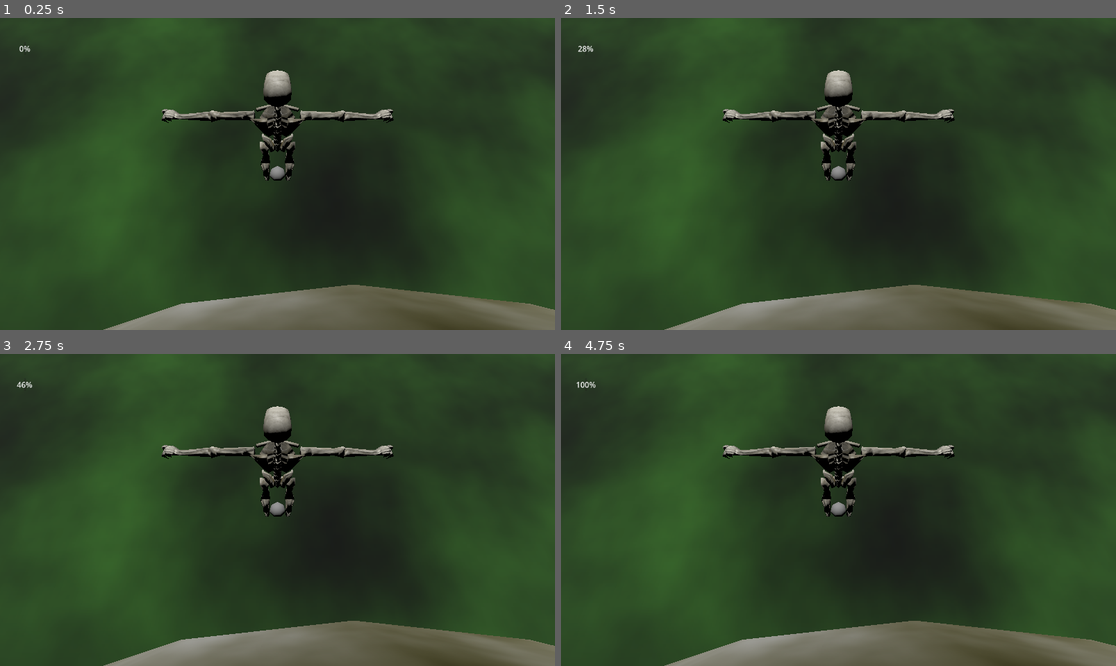
Above: before the commit, frames 1-4 (two rows, left to right).
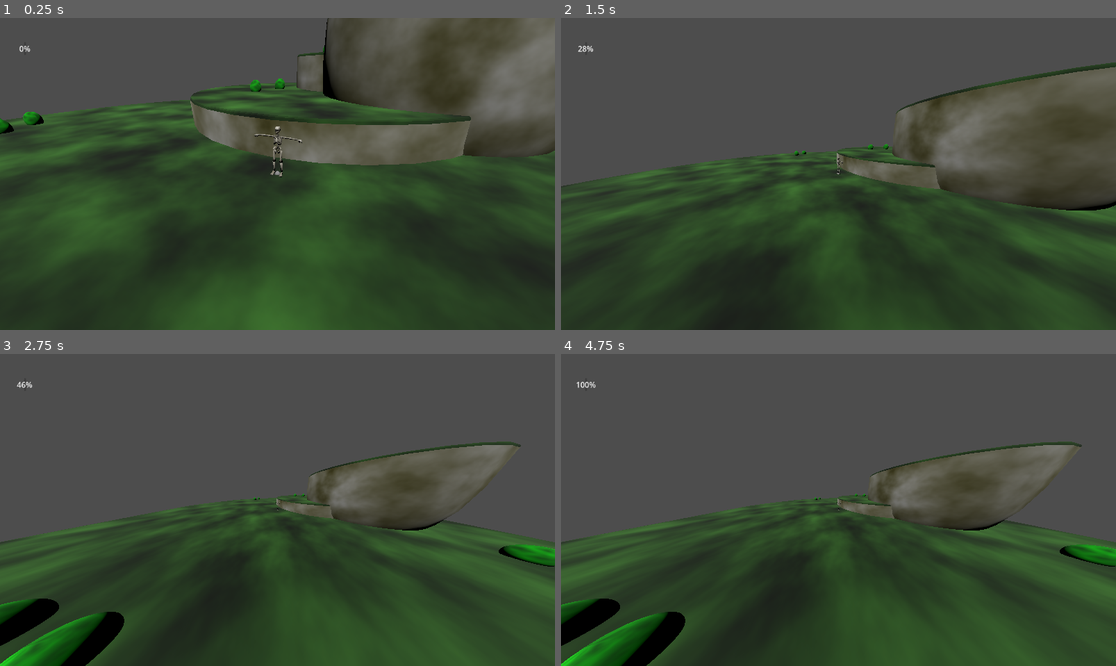
Above: after the commit, the same moments.

Repository: KaletheQuick/adventure-mode-godot
Game: Godot game, scene res://scenes/level_test.tscn
Two runs of this game, one before a commit and one after it. Both use one fixed random seed, a clock stepped at 60 frames per second and the inputs below.
Inputs (mouse positions are in pixels of both pictures, inside the frame that each line leads up to):
- Up to frame 1 (0.25 s): no input
- Up to frame 2 (1.5 s): tap Enter (ui_accept) at 0.5, 0.77, 1.25 s; move the mouse to (960, 158) at 0.52 s; tap F (fov, bound only after the commit) at 0.6 s; tap Z (zoom, bound only after the commit) at 0.8, 1.35 s; move the mouse to (727, 189) at 1.27 s
- Up to frame 3 (2.75 s): tap Enter (ui_accept) at 1.52, 2 s; tap F (fov, bound only after the commit) at 1.55 s; move the mouse to (333, 441) at 2.02 s; tap Alt (p1_dodge) at 2.1 s; tap Z (zoom, bound only after the commit) at 2.3 s
- Up to frame 4 (4.75 s): tap Enter (ui_accept) at 2.75, 3.02, 3.5, 3.77, 4.25, 4.52 s; move the mouse to (810, 572) at 2.77 s; tap F (fov, bound only after the commit) at 2.85, 4.35 s; move the mouse to (1005, 556) at 3.52 s; tap Z (zoom, bound only after the commit) at 3.6 s; move the mouse to (672, 463) at 4.27 s

The runs differ from the first frame. In frame 1, 58% of the frame differs, in the area x 0-100%, y 0-100%; in frame 2, 68%; in frame 3, 74%; in frame 4, 74%.
Error in both runs: Invalid call. Nonexistent function 'handle_movement' in base 'Nil'. (res://scripts/playerSocket_adventure.gd:74)

Commit message:
Camera Rotation
Camera will now rotate but not smoothly. lerp didn't seem to fix this. fov and zoom inputmaps also included

Diff:
--- a/project.godot
+++ b/project.godot
@@ -83,3 +83,18 @@
 , Object(InputEventJoypadButton,"resource_local_to_scene":false,"resource_name":"","device":-1,"button_index":1,"pressure":0.0,"pressed":true,"script":null)
 ]
 }
+fov={
+"deadzone": 0.5,
+"events": [Object(InputEventKey,"resource_local_to_scene":false,"resource_name":"","device":-1,"window_id":0,"alt_pressed":false,"shift_pressed":false,"ctrl_pressed":false,"meta_pressed":false,"pressed":false,"keycode":0,"physical_keycode":70,"key_label":0,"unicode":102,"echo":false,"script":null)
+]
+}
+zoom={
+"deadzone": 0.5,
+"events": [Object(InputEventKey,"resource_local_to_scene":false,"resource_name":"","device":-1,"window_id":0,"alt_pressed":false,"shift_pressed":false,"ctrl_pressed":false,"meta_pressed":false,"pressed":false,"keycode":0,"physical_keycode":90,"key_label":0,"unicode":122,"echo":false,"script":null)
+]
+}
+rot={
+"deadzone": 0.5,
+"events": [Object(InputEventKey,"resource_local_to_scene":false,"resource_name":"","device":-1,"window_id":0,"alt_pressed":false,"shift_pressed":false,"ctrl_pressed":false,"meta_pressed":false,"pressed":false,"keycode":0,"physical_keycode":81,"key_label":0,"unicode":113,"echo":false,"script":null)
+]
+}
--- a/scripts/camera_control.gd
+++ b/scripts/camera_control.gd
@@ -7,26 +7,55 @@
 @export var zoom_max : float
 @export var zoom_target = 1
 @export var zoom_speed = 0.4
-
+@export var cam_sens = 0.05
+var fov_value = 75
+var follow_speed = 5.0
+var prev_mouse_pos = Vector2.ZERO
+var radius = 4.0
+var target_curr = Vector3.ZERO
+var new_position = Vector3.ZERO
+var mox = 0
+var smoothing = 0.1
 # Called when the node enters the scene tree for the first time.
 func _ready():
-	pass # Replace with function body.
-
+	Input.set_mouse_mode(Input.MOUSE_MODE_CAPTURED)
+	prev_mouse_pos = get_viewport().get_mouse_position() # Replace with function body.
 
 # Called every frame. 'delta' is the elapsed time since the previous frame.
 func _process(delta):
 	if is_instance_valid(target_current):
 		look_at(target_current.global_position)
-
 		var target_position = target_current.global_transform.origin
 		var zoom_square = zoom_target ^ 2
 		target_position.y += 3
 		var distance_to_target = target_current.global_transform.origin.distance_to(global_transform.origin)
 		var distance_difference = zoom_square - target_position.y
-		#if Input.is_action_just_pressed("zoom"):
-		#	zoom_target += -15
-		#	global_transform.origin += -global_basis.z * distance_difference * zoom_speed * delta
+		if Input.is_action_just_pressed("zoom"):
+			zoom_target += -15
+			if zoom_target < -150 :
+				zoom_target = -15
+			global_transform.origin += -global_basis.z * distance_difference * zoom_speed * delta
+		if Input.is_action_just_pressed ("fov"):
+			fov_value += 15
+			var nt = Vector3(12,4,6)
+			look_at_from_position(nt, target_current.global_position,Vector3(12,4,6))
+			global_transform.origin = Vector3(12,4,6)
+			if fov_value > 120:
+				fov_value = 75
+			fov_value += 15
+			fov = fov_value
 
-		if distance_to_target > 8.0 or distance_to_target < 2.0 :
+		var delta_sens = cam_sens * delta
+		var curr_mouse_pos = get_viewport().get_mouse_position()
+		var mouse_motion = curr_mouse_pos - prev_mouse_pos
+		if mouse_motion.length() > 0 :
+			print("mouse moved")
+			target_curr = target_current.global_position
+			mox += mouse_motion.x
+			var angle = mox * cam_sens
+			var x = sin(angle) * radius
+			var z = cos(angle) * radius
+			global_transform.origin = Vector3(x,3,z) + target_current.global_position #no lerp
+		if distance_to_target > 20.0 or distance_to_target < 2.0 :
 			global_transform.origin = target_current.global_transform.origin - target_current.global_transform.basis.z
 			global_transform.origin.y = target_position.y
